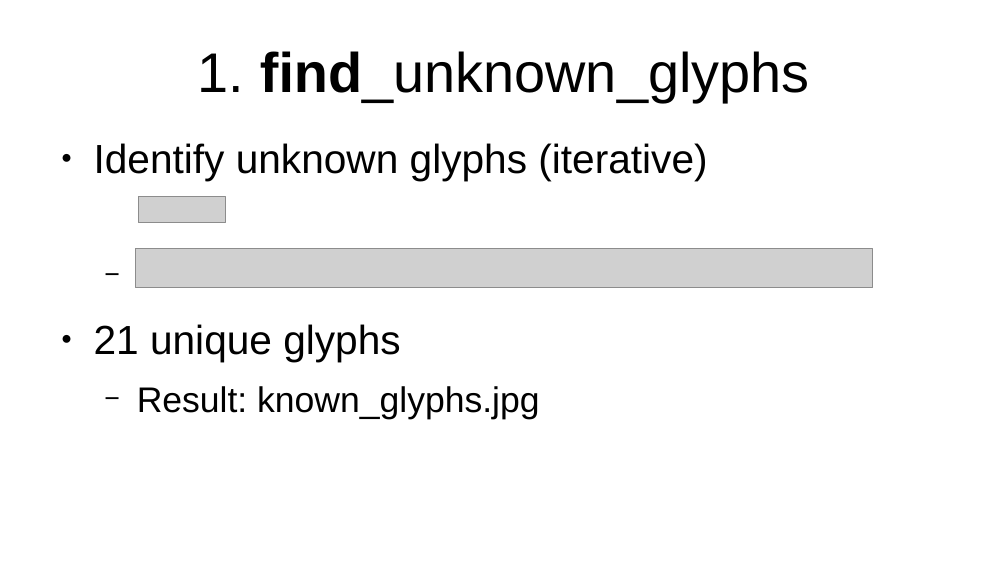
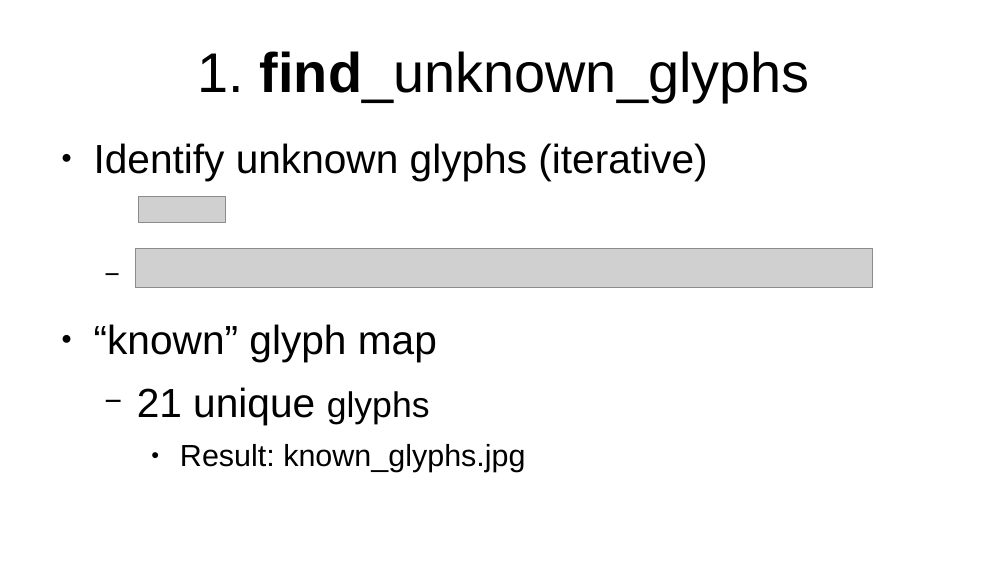
Before and after one commit to wulfgarpro/ancientrunes, a slide deck: slide 5 of lightning_talk/lightning_talk.odp. Drawn at 1008x567 pixels with LibreOffice and Linux fonts; fonts in the diff are those of the drawing; grey boxes stand for pictures. Boxes give left, top, right and bottom in pixels: in the first picture for what was removed or moved away, otherwise in the second. Text is boxed around its words. In the diff, an @@ line names an element or a change of style, - is before the commit and + after.

```diff
--- a/lightning_talk/lightning_talk.odp
+++ b/lightning_talk/lightning_talk.odp
@@ text at box(94, 324, 437, 361): paragraph added @@
+● “known” glyph map
@@ text at box(137, 387, 525, 472): size 32 to 28 pt in "glyphs"; size 28 to 24 pt in "Result: known_glyphs.jpg"; bullet ● to −; list level 1 to 2 in "21 unique glyphs"; bullet − to ●; list level 2 to 3 in "Result: known_glyphs.jpg" @@
```
Also in this commit, not shown: 1 other slide changed, 1 other file.
